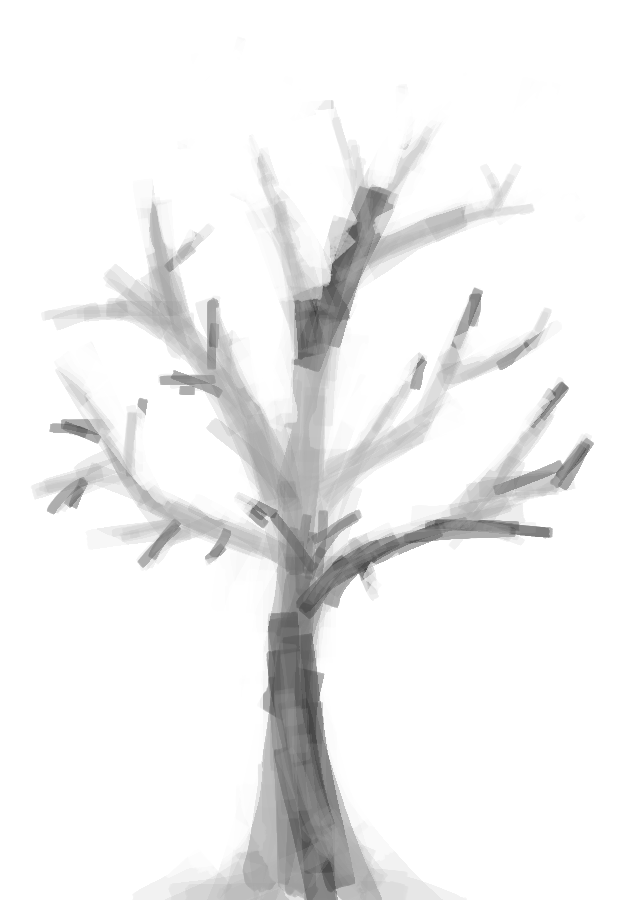
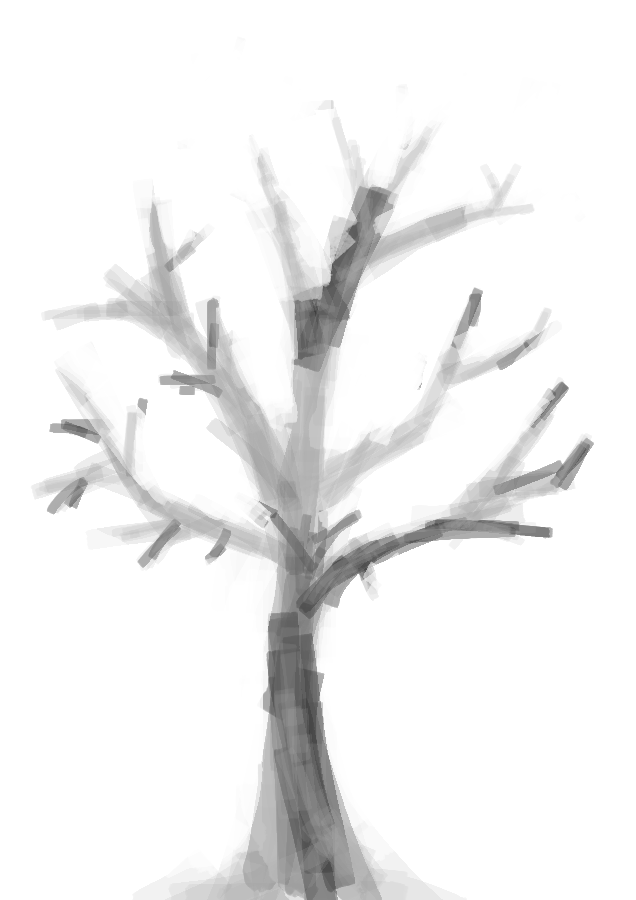
Comparing the layer stacks of the two 636×900 images. Changes:
painted on "Слой 1" over [204, 223, 427, 531]
